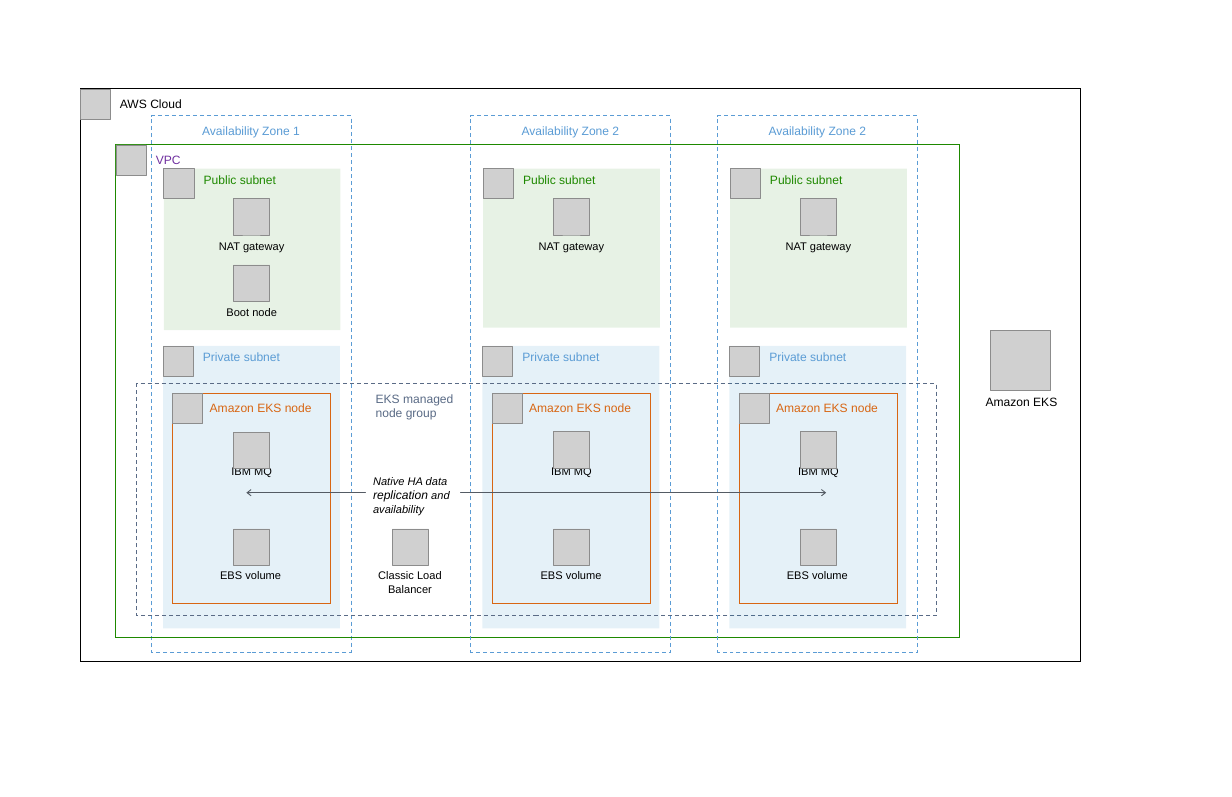
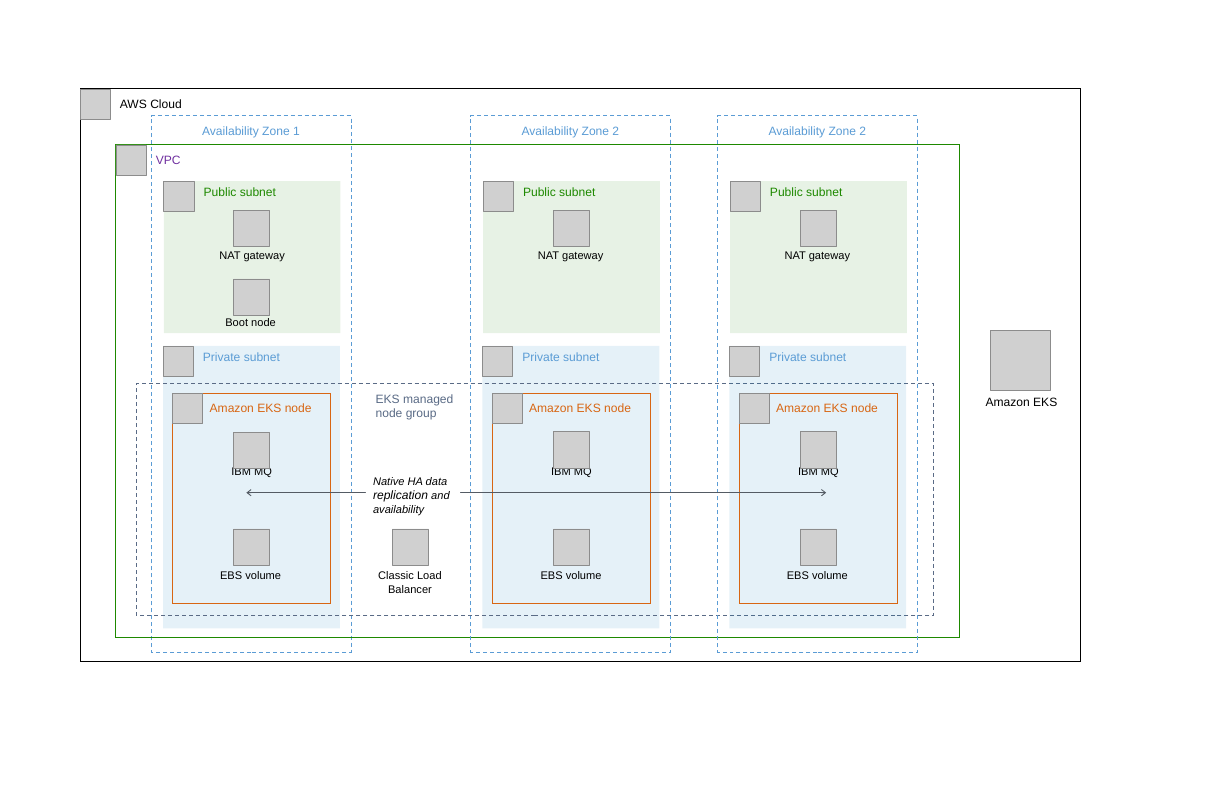
Before and after one commit to aws-quickstart/quickstart-ibm-mq, a slide deck: slide 1 of docs/deployment_guide/images/quickstart-ibm-mq-eks-architecture-diagram.pptx. Drawn at 1232x797 pixels with LibreOffice and Linux fonts; fonts in the diff are those of the drawing; grey boxes stand for pictures. Boxes give left, top, right and bottom in pixels: in the first picture for what was removed or moved away, otherwise in the second. Text is boxed around its words. In the diff, an @@ line names an element or a change of style, - is before the commit and + after.

```diff
--- a/docs/deployment_guide/images/quickstart-ibm-mq-eks-architecture-diagram.pptx
+++ b/docs/deployment_guide/images/quickstart-ibm-mq-eks-architecture-diagram.pptx
@@ rectangle "Public subnet": place and size @@
-rectangle "Public subnet" at [164,169,341,330]
+rectangle "Public subnet" at [164,181,341,333]
@@ rectangle "Public subnet": place and size @@
-rectangle "Public subnet" at [483,169,660,328]
+rectangle "Public subnet" at [483,181,660,333]
@@ 6 pictures: place and size @@
-6 pictures at [164,169,836,235]
+6 pictures at [164,181,836,246]
@@ rectangle "Public subnet": place and size @@
-rectangle "Public subnet" at [731,169,907,328]
+rectangle "Public subnet" at [731,181,907,333]
@@ text "NAT gateway": place and size @@
-text "NAT gateway" at [219,242,284,253]
+text "NAT gateway" at [219,251,285,262]
@@ text "NAT gateway": place and size @@
-text "NAT gateway" at [539,242,604,253]
+text "NAT gateway" at [538,251,603,262]
@@ text "NAT gateway": place and size @@
-text "NAT gateway" at [786,242,851,253]
+text "NAT gateway" at [785,251,850,262]
@@ picture: place and size @@
-picture at [233,265,270,301]
+picture at [233,279,270,315]
@@ text "Boot node": place and size @@
-text "Boot node" at [226,308,277,316]
+text "Boot node" at [225,318,276,326]
```
Also in this commit, not shown: 2 other files.
